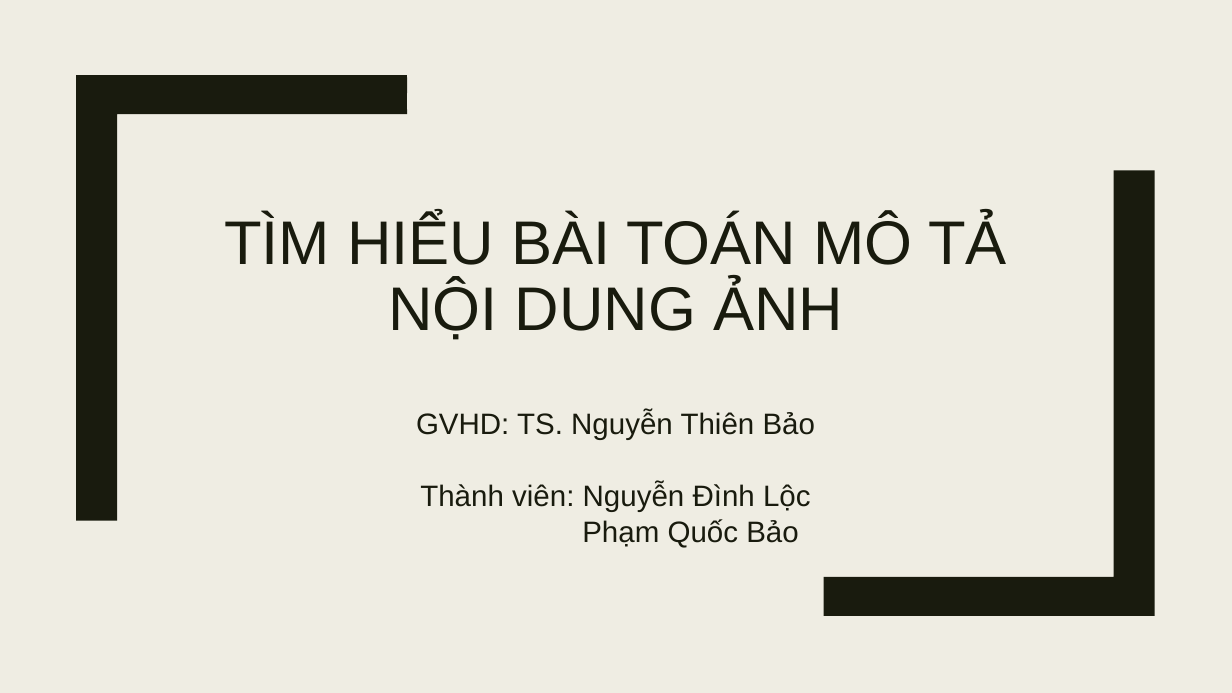
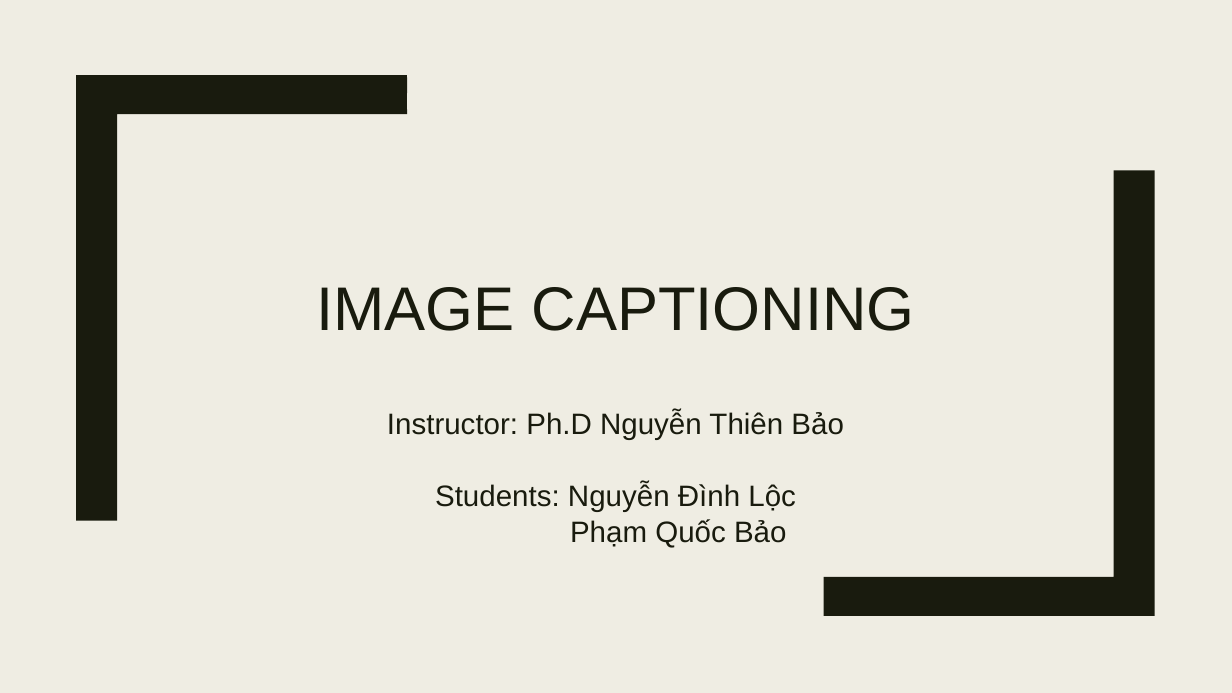
Before and after one commit to lyonguyen8697/image-description, a slide deck: slide 1 of presentation.pptx. Drawn at 1232x693 pixels with LibreOffice and Linux fonts; fonts in the diff are those of the drawing. Boxes give left, top, right and bottom in pixels: in the first picture for what was removed or moved away, otherwise in the second. Text is boxed around its words. In the diff, an @@ line names an element or a change of style, - is before the commit and + after.

```diff
--- a/presentation.pptx
+++ b/presentation.pptx
@@ title at <box>316,287,915,331</box>: text changed @@
-TÌM HIỂU BÀI TOÁN MÔ TẢ NỘI DUNG ẢNH
+IMAGE CAPTIONING
@@ subtitle at <box>387,411,844,512</box>: text changed @@
-GVHD: TS. Nguyễn Thiên Bảo
-Thành viên: Nguyễn Đình Lộc
+Instructor: Ph.D Nguyễn Thiên Bảo
+Students: Nguyễn Đình Lộc
```
Also in this commit, not shown: 7 other slides changed, 13 slides added, 5 slides removed.
